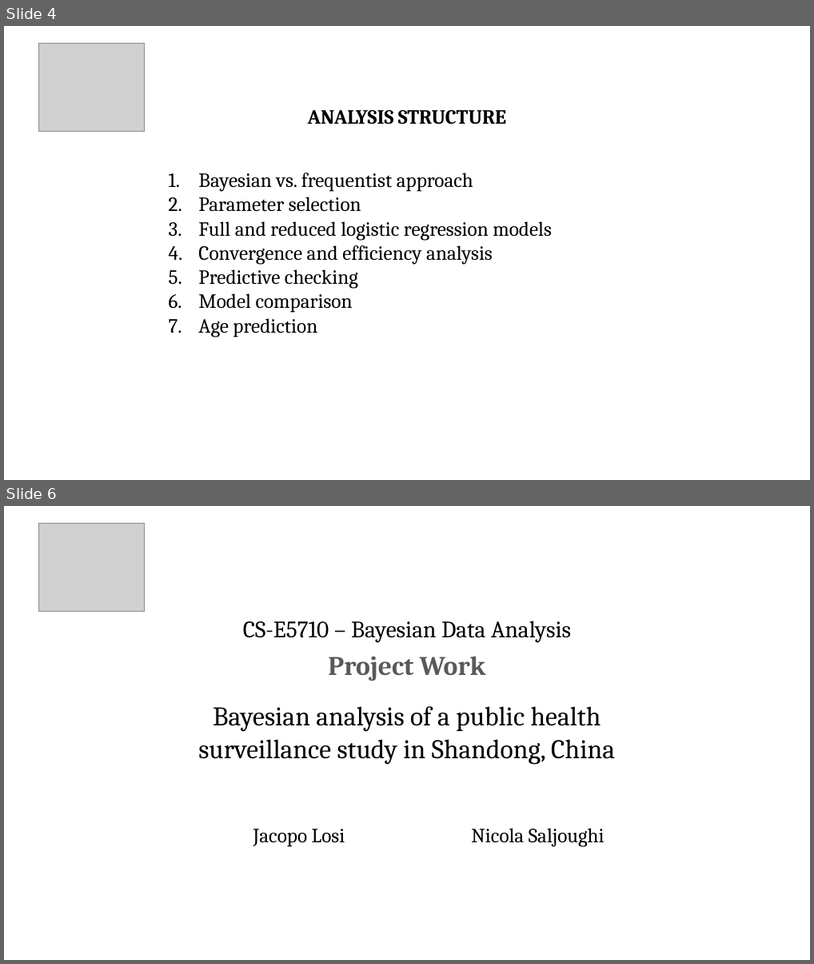
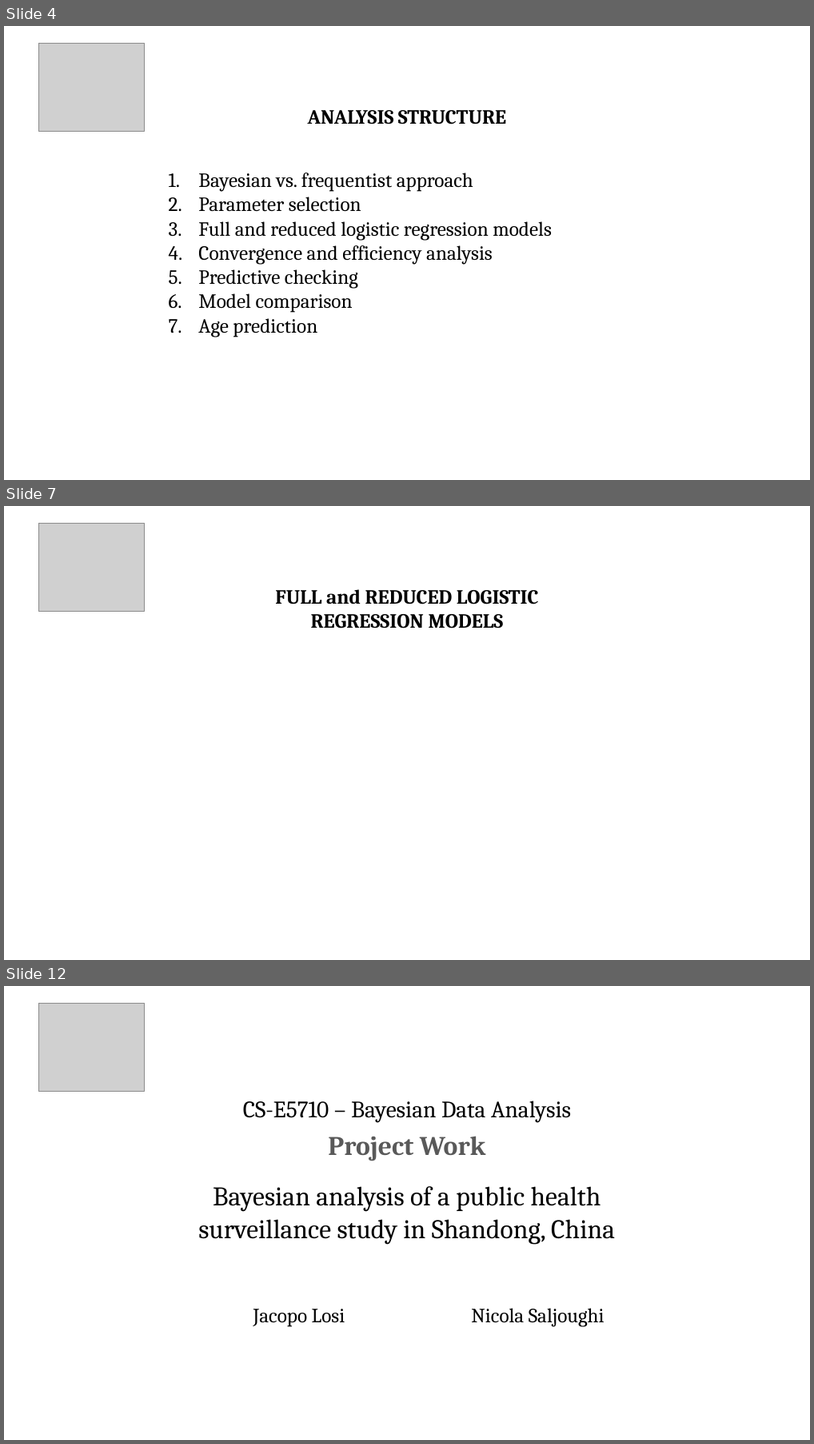
Before and after one commit to Losijacopo/Bayesian_data_ananlysis_project, a slide deck: last_presentation.pptx. Shown one above the other, each under a label of ours: slides 4 and 6 before the commit, slides 4, 7 and 12 after it; the slides between them are not shown. The pictures are 814x964 and 814x1444 pixels, drawn with LibreOffice and Linux fonts; fonts in the diff are those of the drawing; grey boxes stand for pictures. Boxes give left, top, right and bottom in pixels: in the first picture for what was removed or moved away, otherwise in the second. Text is boxed around its words. In the diff, an @@ line names an element or a change of style, - is before the commit and + after.

```diff
--- a/last_presentation.pptx
+++ b/last_presentation.pptx
@@ slide 7 added at [4,506,810,960], background #FFFFFF @@
@@ picture added at [39,524,144,612] @@
@@ text added at [275,589,539,628], 24 pt, text #000000, bold @@
+FULL and REDUCED LOGISTIC REGRESSION MODELS
@@ what was slide 6 is now slide 12 @@
```
Also in this commit, not shown: 6 other slides added, 1 slide removed.
